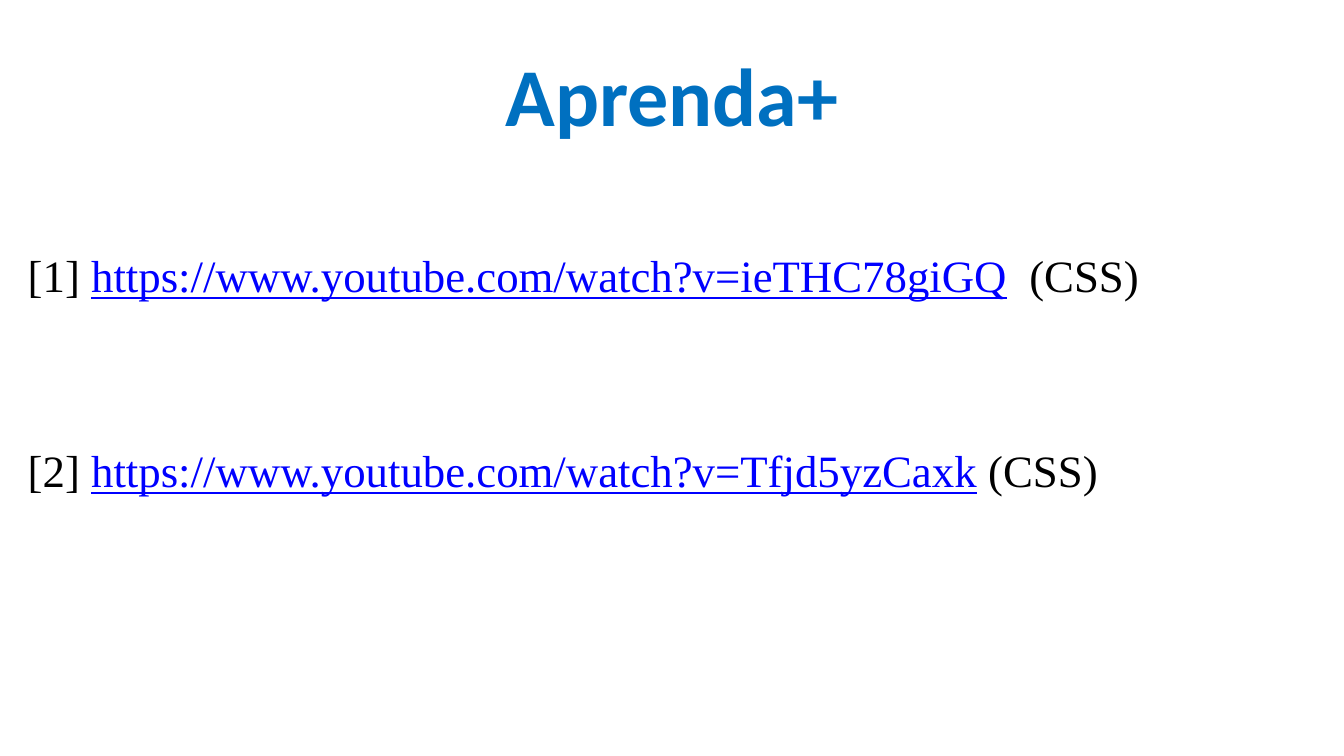
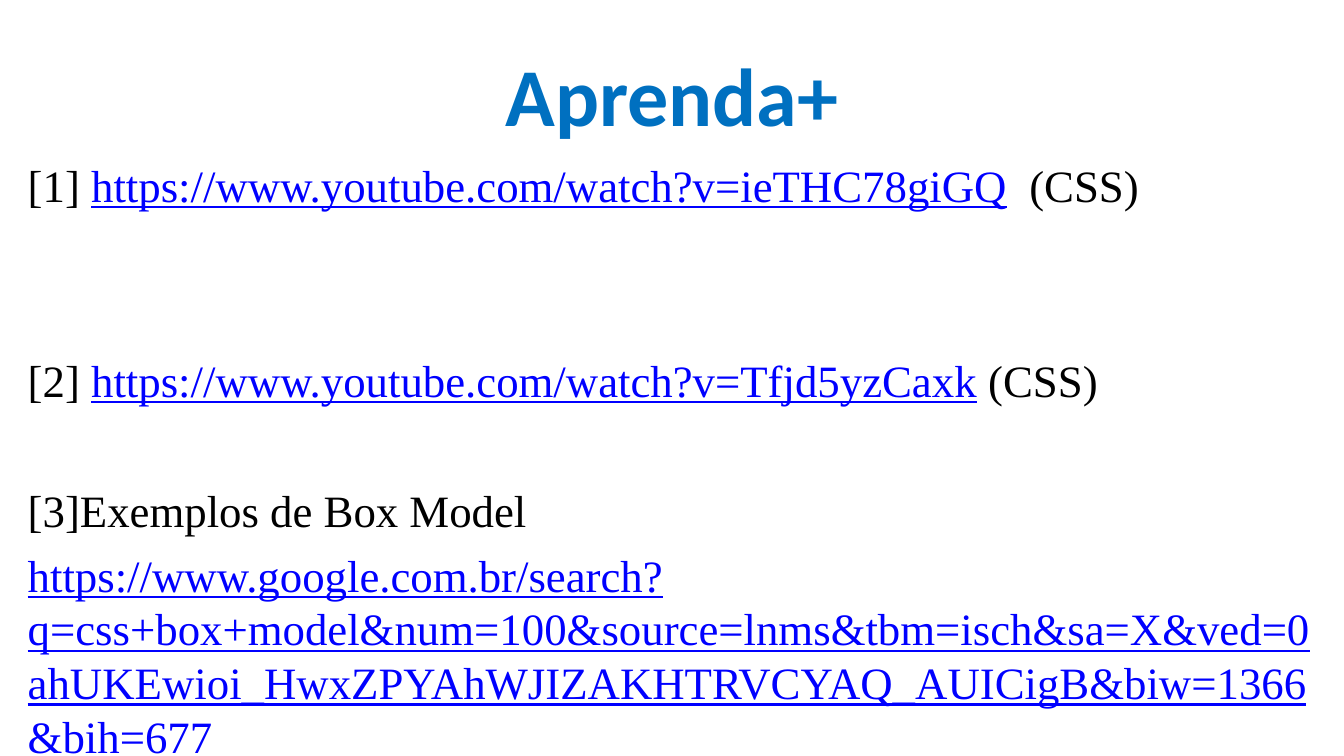
Before and after one commit to CloudEducationBrazil/WydenDesenvolvimentoWebPHP, a slide deck: slide 49 of 01 Classes/Aula 05 e 06 Desenvolvimento Web - CSS.pptx (slide 17 before the commit). Drawn at 1344x756 pixels with LibreOffice and Linux fonts; fonts in the diff are those of the drawing; background and template pictures are left out. Boxes give left, top, right and bottom in pixels: in the first picture for what was removed or moved away, otherwise in the second. Text is boxed around its words. In the diff, an @@ line names an element or a change of style, - is before the commit and + after.

```diff
--- a/01 Classes/Aula 05 e 06 Desenvolvimento Web - CSS.pptx
+++ b/01 Classes/Aula 05 e 06 Desenvolvimento Web - CSS.pptx
@@ text "[1] https://www.youtube.com/watch?v=ieTHC78giGQ (CSS)": place and size @@
-text "[1] https://www.youtube.com/watch?v=ieTHC78giGQ (CSS)" at bbox=[28, 261, 1138, 497]
+text "[1] https://www.youtube.com/watch?v=ieTHC78giGQ (CSS)" at bbox=[28, 171, 1310, 709]
@@ text at bbox=[28, 496, 1310, 709]: paragraphs added @@
+[3]Exemplos de Box Model
+https://www.google.com.br/search?q=css+box+model&num=100&source=lnms&tbm=isch&sa=X&ved=0ahUKEwioi_HwxZPYAhWJIZAKHTRVCYAQ_AUICigB&biw=1366&bih=677
```
Also in this commit, not shown: 6 other slides changed, 33 slides added, 1 slide removed, 1 other file.
